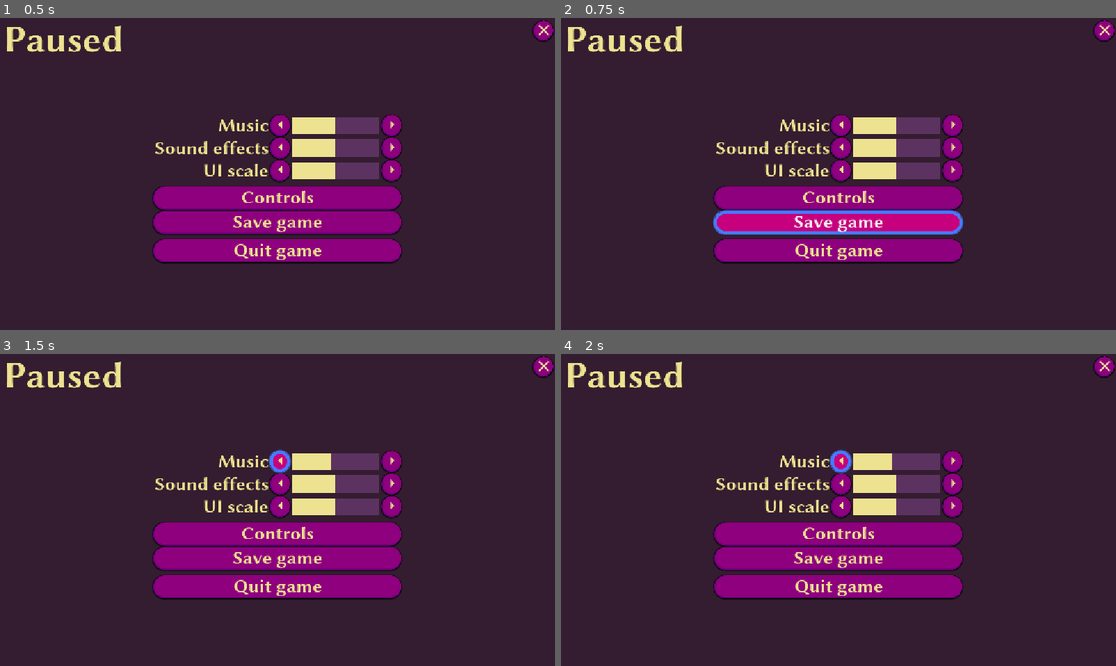
Above: before the commit, frames 1-4 (two rows, left to right).
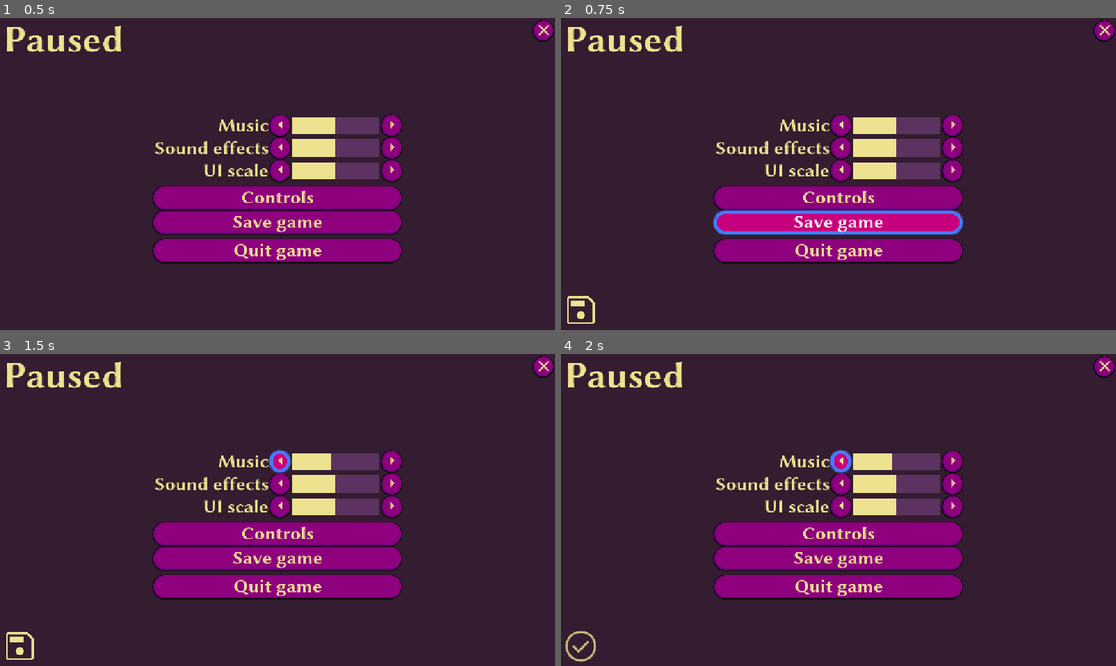
Above: after the commit, the same moments.

Repository: proximadams/Good-UI-Demo
Game: Godot game, scene res://scenes/pause_menu.tscn
Same seed, same stepped clock (60 frames per second), same inputs: the game is played once before the commit and once after it.
Inputs (mouse positions are in pixels of both pictures, inside the frame that each line leads up to):
- Up to frame 1 (0.5 s): no input
- Up to frame 2 (0.75 s): click "Save game" at 0.5 s
- Up to frame 3 (1.5 s): click (277, 460) at 1.27 s
- Up to frame 4 (2 s): no input

Frame 1 is identical in both runs. In frame 2, 0.2% of the frame differs, in the area x 1-7%, y 89-98%; in frame 3, 0.2%; in frame 4, 0.2%.

Commit message:
clicking save game shows alert animation

Diff:
--- a/scenes/pause_menu.tscn
+++ b/scenes/pause_menu.tscn
@@ -7,6 +7,70 @@
 [ext_resource type="Texture2D" uid="uid://do27du855hiu0" path="res://themes/icons/arrow_left_240dp_EDE28F_FILL0_wght400_GRAD0_opsz48.svg" id="5_7l7mv"]
 [ext_resource type="Texture2D" uid="uid://brq8o2rf36dhy" path="res://themes/icons/arrow_right_240dp_EDE28F_FILL0_wght400_GRAD0_opsz48.svg" id="6_v4r4p"]
 [ext_resource type="Script" uid="uid://da7jefir6mcf6" path="res://scenes/holdable_slider_button.gd" id="7_1s2dm"]
+[ext_resource type="Texture2D" uid="uid://imsyay3k7dwu" path="res://themes/icons/check_circle_240dp_EDE28F_FILL0_wght400_GRAD0_opsz48.svg" id="8_88e76"]
+[ext_resource type="Texture2D" uid="uid://djshwp2x6prdf" path="res://themes/icons/save_240dp_EDE28F_FILL0_wght400_GRAD0_opsz48.svg" id="9_knqa7"]
+
+[sub_resource type="Animation" id="Animation_knqa7"]
+resource_name = "alert"
+length = 3.0
+step = 0.1
+tracks/0/type = "value"
+tracks/0/imported = false
+tracks/0/enabled = true
+tracks/0/path = NodePath("Check:modulate")
+tracks/0/interp = 1
+tracks/0/loop_wrap = true
+tracks/0/keys = {
+"times": PackedFloat32Array(0, 1.2, 1.5, 2.5, 3),
+"transitions": PackedFloat32Array(1, 1, 1, 1, 1),
+"update": 0,
+"values": [Color(1, 1, 1, 0), Color(1, 1, 1, 0), Color(1, 1, 1, 1), Color(1, 1, 1, 1), Color(1, 1, 1, 0)]
+}
+tracks/1/type = "value"
+tracks/1/imported = false
+tracks/1/enabled = true
+tracks/1/path = NodePath("Save:modulate")
+tracks/1/interp = 1
+tracks/1/loop_wrap = true
+tracks/1/keys = {
+"times": PackedFloat32Array(0, 0.1, 1, 1.3),
+"transitions": PackedFloat32Array(1, 1, 1, 1),
+"update": 0,
+"values": [Color(1, 1, 1, 0), Color(1, 1, 1, 1), Color(1, 1, 1, 1), Color(1, 1, 1, 0)]
+}
+
+[sub_resource type="Animation" id="Animation_71k7c"]
+length = 0.001
+tracks/0/type = "value"
+tracks/0/imported = false
+tracks/0/enabled = true
+tracks/0/path = NodePath("Save:modulate")
+tracks/0/interp = 1
+tracks/0/loop_wrap = true
+tracks/0/keys = {
+"times": PackedFloat32Array(0),
+"transitions": PackedFloat32Array(1),
+"update": 0,
+"values": [Color(1, 1, 1, 0)]
+}
+tracks/1/type = "value"
+tracks/1/imported = false
+tracks/1/enabled = true
+tracks/1/path = NodePath("Check:modulate")
+tracks/1/interp = 1
+tracks/1/loop_wrap = true
+tracks/1/keys = {
+"times": PackedFloat32Array(0),
+"transitions": PackedFloat32Array(1),
+"update": 0,
+"values": [Color(1, 1, 1, 0)]
+}
+
+[sub_resource type="AnimationLibrary" id="AnimationLibrary_71k7c"]
+_data = {
+&"RESET": SubResource("Animation_71k7c"),
+&"alert": SubResource("Animation_knqa7")
+}
 
 [node name="PauseMenu" type="Control" node_paths=PackedStringArray("sliderArr")]
 layout_mode = 3
@@ -246,6 +310,36 @@
 mouse_default_cursor_shape = 2
 text = "Quit game"
 
+[node name="GameSavedAlert" type="Control" parent="."]
+layout_mode = 1
+anchors_preset = 2
+anchor_top = 1.0
+anchor_bottom = 1.0
+grow_vertical = 0
+
+[node name="Save" type="TextureRect" parent="GameSavedAlert"]
+modulate = Color(1, 1, 1, 0)
+layout_mode = 0
+offset_left = 8.0
+offset_top = -136.0
+offset_right = 136.0
+offset_bottom = -8.0
+texture = ExtResource("9_knqa7")
+
+[node name="Check" type="TextureRect" parent="GameSavedAlert"]
+modulate = Color(1, 1, 1, 0)
+layout_mode = 0
+offset_left = 8.0
+offset_top = -136.0
+offset_right = 136.0
+offset_bottom = -8.0
+texture = ExtResource("8_88e76")
+
+[node name="AnimationPlayer" type="AnimationPlayer" parent="GameSavedAlert"]
+libraries = {
+&"": SubResource("AnimationLibrary_71k7c")
+}
+
 [connection signal="ready" from="ButtonDefaultFocus" to="ButtonDefaultFocus" method="grab_focus"]
 [connection signal="pressed" from="ButtonClose" to="." method="queue_free"]
 [connection signal="pressed" from="CentreControls/VBoxContainer/MusicHBoxContainer/ButtonLess" to="." method="_incdec_slider" binds= [0, false]]
@@ -254,4 +348,6 @@
 [connection signal="pressed" from="CentreControls/VBoxContainer/SoundEffectsHBoxContainer/ButtonMore" to="." method="_incdec_slider" binds= [1, true]]
 [connection signal="pressed" from="CentreControls/VBoxContainer/UiScaleHBoxContainer/ButtonLess" to="." method="_incdec_slider" binds= [2, false]]
 [connection signal="pressed" from="CentreControls/VBoxContainer/UiScaleHBoxContainer/ButtonMore" to="." method="_incdec_slider" binds= [2, true]]
+[connection signal="pressed" from="CentreControls/VBoxContainer/SaveGameButton" to="GameSavedAlert/AnimationPlayer" method="play" binds= ["alert"]]
+[connection signal="pressed" from="CentreControls/VBoxContainer/SaveGameButton" to="GameSavedAlert/AnimationPlayer" method="seek" binds= [0.0]]
 [connection signal="pressed" from="CentreControls/VBoxContainer/QuitGameButton" to="." method="_on_quit_game_button_pressed"]
--- a/scripts/pause_menu.gd
+++ b/scripts/pause_menu.gd
@@ -12,23 +12,27 @@
 
 @onready var tree = get_tree()
 @onready var root = tree.get_root()
-@onready var scalableControls = [$LabelPaused, $ButtonClose, $CentreControls]
+@onready var scalableControls = [$LabelPaused, $ButtonClose, $CentreControls, $GameSavedAlert]
 
 func _ready() -> void:
 	_refresh_ui_scale()
 	_connect_tooltip_signals()
 
-func _get_children_recursive_array(parentNode: Control) -> Array[Control]:
+func _get_control_children_recursive_array(parentNode: Control) -> Array[Control]:
 	var result: Array[Control] = []
 	if parentNode.get_child_count() != 0:
 		var children = parentNode.get_children()
-		result.append_array(children)
+		var controlChildren = []
 		for currChild in children:
-			result.append_array(_get_children_recursive_array(currChild))
+			if currChild is Control:
+				controlChildren.append(currChild)
+		result.append_array(controlChildren)
+		for currChild in controlChildren:
+			result.append_array(_get_control_children_recursive_array(currChild))
 	return result
 
 func _connect_tooltip_signals() -> void:
-	var childrenRecursiveArr = _get_children_recursive_array(self)
+	var childrenRecursiveArr = _get_control_children_recursive_array(self)
 	for currChild in childrenRecursiveArr:
 		if currChild.tooltip_text != '':
 			currChild.connect('child_entered_tree', try_tooltip_resize)
@@ -67,3 +71,7 @@
 		var children = node.get_children(true)
 		for currChild in children:
 			currChild.scale = Vector2(scaleValue, scaleValue)
+
+
+func seek(extra_arg_0: float) -> void:
+	pass # Replace with function body.
--- /dev/null
+++ b/themes/icons/check_circle_240dp_EDE28F_FILL0_wght400_GRAD0_opsz48.svg
@@ -0,0 +1 @@
+<svg xmlns="http://www.w3.org/2000/svg" height="128px" viewBox="0 -960 960 960" width="128px" fill="#ede28f"><path d="m421-298 283-283-46-45-237 237-120-120-45 45 165 166Zm59 218q-82 0-155-31.5t-127.5-86Q143-252 111.5-325T80-480q0-83 31.5-156t86-127Q252-817 325-848.5T480-880q83 0 156 31.5T763-763q54 54 85.5 127T880-480q0 82-31.5 155T763-197.5q-54 54.5-127 86T480-80Zm0-60q142 0 241-99.5T820-480q0-142-99-241t-241-99q-141 0-240.5 99T140-480q0 141 99.5 240.5T480-140Zm0-340Z"/></svg>
--- /dev/null
+++ b/themes/icons/save_240dp_EDE28F_FILL0_wght400_GRAD0_opsz48.svg
@@ -0,0 +1 @@
+<svg xmlns="http://www.w3.org/2000/svg" height="128px" viewBox="0 -960 960 960" width="128px" fill="#ede28f"><path d="M840-683v503q0 24-18 42t-42 18H180q-24 0-42-18t-18-42v-600q0-24 18-42t42-18h503l157 157Zm-60 27L656-780H180v600h600v-476ZM479.76-245q43.24 0 73.74-30.26 30.5-30.27 30.5-73.5 0-43.24-30.26-73.74-30.27-30.5-73.5-30.5-43.24 0-73.74 30.26-30.5 30.27-30.5 73.5 0 43.24 30.26 73.74 30.27 30.5 73.5 30.5ZM233-584h358v-143H233v143Zm-53-72v476-600 124Z"/></svg>
Not shown: 1 places in scenes/pause_menu.tscn that only renumber resources
Not shown, added: themes/icons/check_circle_240dp_EDE28F_FILL0_wght400_GRAD0_opsz48.svg.import
Not shown, added: themes/icons/save_240dp_EDE28F_FILL0_wght400_GRAD0_opsz48.svg.import
